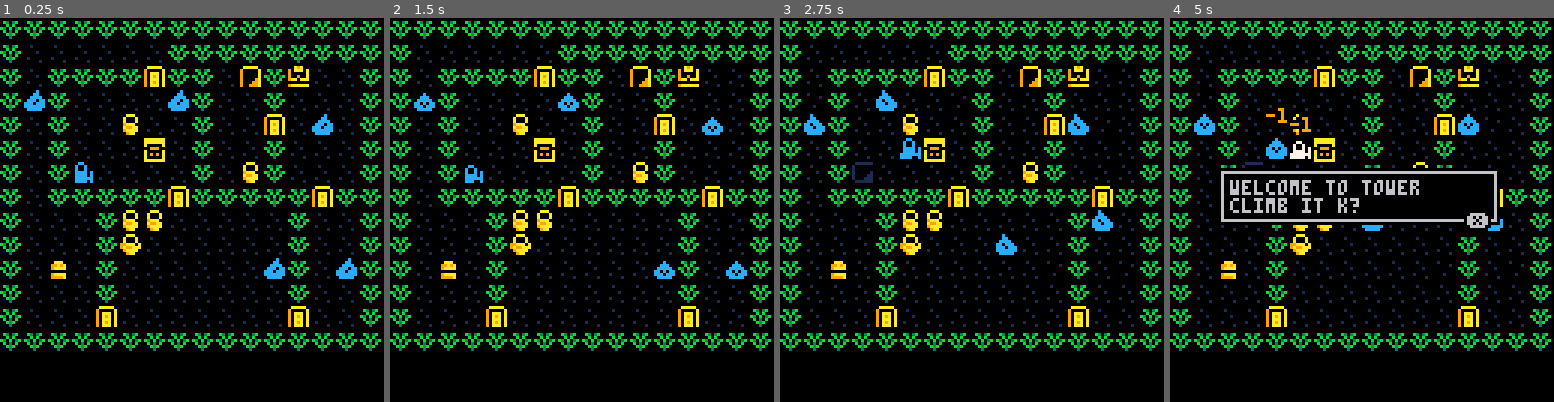
Above: before the commit, frames 1-4 (left to right).
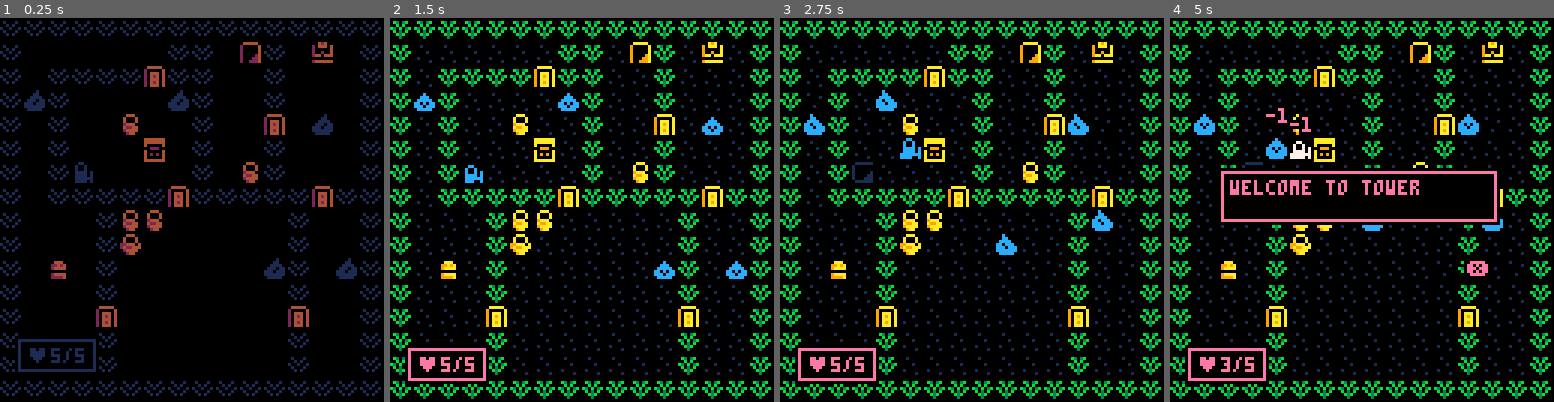
Above: after the commit, the same moments.

Repository: samanpwbb/pico-8
Game: PICO-8 cartridge testgame.p8
Two runs of this game, one before a commit and one after it. Both use one fixed random seed, a clock stepped at 60 frames per second and the inputs below.
Inputs:
- Up to frame 1 (0.25 s): no input
- Up to frame 2 (1.5 s): tap X (X key) at 0.33, 1.07 s; tap O (Z key) at 0.7 s
- Up to frame 3 (2.75 s): hold Right 1.6-2.1 s; tap O (Z key) at 1.7, 2.1, 2.5 s; tap X (X key) at 1.85 s; hold Up 2.15-2.42 s; hold Right from 2.47 s (still down)
- Up to frame 4 (5 s): tap O (Z key) every 0.4 s from 2.9 to 4.9 s; tap X (X key) at 2.97, 4.08 s; release Right at 3.03 s; hold Left 3.08-3.58 s; hold Down 3.63-3.97 s; hold Right 4.02-4.68 s; hold Up from 4.73 s (still down)

The runs differ from the first frame. In frame 1, 19% of the frame differs, in the area x 0-100%, y 0-99%; in frame 2, 5.6%; in frame 3, 5.6%; in frame 4, 8.8%.

Commit message:
tutorial 14

Diff:
--- a/testgame.p8
+++ b/testgame.p8
@@ -4,6 +4,8 @@
 function _init()
  t=0
 
+ dpal={0,1,1,2,1,13,6,4,4,9,3,13,1,13,14}
+
  dirx={-1,1,0,0,1,1,-1,-1}
  diry={0,0,-1,1,-1,1,1,-1}
 
@@ -23,10 +25,13 @@
 function _draw()
  _drw()
  drawind()
+ dohpwind()
+ checkfade()
 end
 
 function startgame()
- buttbuff=-1
+ fadeperc=1
+ btnbuff=-1
 
  mob={}
  dmob={}
@@ -45,42 +50,41 @@
  wind={}
  float={}
  talkwind=nil
-
-	_upd=update_game
-	_drw=draw_game
+ hpwind=addwind(5,5,28,13,{})
+ _upd=update_game
+ _drw=draw_game
 
 end
 -->8
 --updates
 function update_game()
  if talkwind then
-  if getbutt()==5 then
+  if getbtn()==5 then
    talkwind.dur=0
    talkwind=nil
   end
  else
-  dobuttbuff()
- 	dobutt(buttbuff)
-  buttbuff=-1
+  dobtnbuff()
+ 	dobtn(btnbuff)
+  btnbuff=-1
  end
 end
 
 function update_pturn()
- dobuttbuff()
+ dobtnbuff()
  p_t=min(p_t+0.2,1)
-
  p_mob.mov(p_mob,p_t)
 
  if p_t==1 then
  	_upd=update_game
  	if checkend() then
-  	doai()
+   doai()
  	end
  end
 end
 
 function update_aiturn()
- dobuttbuff()
+ dobtnbuff()
  p_t=min(p_t+0.2,1)
  for m in all(mob) do
   if m!=p_mob and m.mov then
@@ -97,17 +101,18 @@
 
 function update_gover()
  if btnp(❎) then
+  fadeout()
   startgame()
  end
 end
 
-function dobuttbuff()
- if buttbuff==-1 then
-	 buttbuff=getbutt()
+function dobtnbuff()
+ if btnbuff==-1 then
+	 btnbuff=getbtn()
 	end
 end
 
-function getbutt()
+function getbtn()
  for i=0,5 do
 	 if btnp(i) then
 	 	return i
@@ -116,16 +121,15 @@
  return -1
 end
 
-function dobutt(butt)
- if butt<0 then return end
- if butt<4 then
-	 moveplayer(dirx[butt+1],diry[butt+1])
+function dobtn(btn)
+ if btn<0 then return end
+ if btn<4 then
+	 moveplayer(dirx[btn+1],diry[btn+1])
  end
 end
 -->8
 --draw
 function draw_game()
- printh(alt)
  cls(0)
  map()
  for m in all(dmob) do
@@ -161,8 +165,8 @@
 end
 
 function draw_gover()
- cls(3)
- print("you died",50,50,7)
+ cls(0)
+ print("you died",50,50,14)
 end
 -->8
 --tools
@@ -194,6 +198,42 @@
  return sqrt((fx-tx)^2+(fy-ty)^2)
 end
 
+function dofade()
+ local p,kmax,col,k=flr(mid(0,fadeperc,1)*100)
+ for j=1,15 do
+  col=j
+  kmax=flr((p+(j*1.5))/20)
+  for k=1,kmax do
+   col=dpal[col]
+  end
+  pal(j,col,1)
+ end
+end
+
+function checkfade()
+ if fadeperc>0 then
+  fadeperc=max(fadeperc-0.04,0)
+  dofade()
+ end
+end
+
+function wait(_wait)
+ repeat
+  _wait-=1
+  flip()
+ until _wait<0
+end
+
+function fadeout(spd,_wait)
+ if (spd==nil) spd=0.04
+ if (_wait==nil) _wait=0
+ repeat
+  fadeperc=min(fadeperc+spd,1)
+  dofade()
+  flip()
+ until fadeperc==1
+ wait(_wait)
+end
 -->8
 --gameplay
 
@@ -203,12 +243,12 @@
 
  mobflip(p_mob, dx)
 
-	if iswalkable(destx,desty,"checkmobs") then
+ if iswalkable(destx,desty,"checkmobs") then
   sfx(63)
   mobwalk(p_mob,dx,dy)
   p_t=0
  	_upd=update_pturn
-	else
+ else
   --not walkable
   mobbump(p_mob,dx,dy)
   p_t=0
@@ -216,13 +256,13 @@
 
   local mob=getmob(destx,desty)
   if mob==false then
- 		if fget(tle,1)==true then
-	 	 trig_bump(tle,destx,desty)
-	 	end
-	 else
-   sfx(58)
-	  hitmob(p_mob,mob)
-	 end
+	if fget(tle,1)==true then
+		 trig_bump(tle,destx,desty)
+		end
+	else
+  sfx(58)
+	 hitmob(p_mob,mob)
+	end
  end
 end
 
@@ -281,7 +321,7 @@
  defm.hp-=dmg
  defm.flash=10
 
- addfloat("-"..dmg,defm.x*8,defm.y*8,9)
+ addfloat("-"..dmg,defm.x*8,defm.y*8,14)
 
  if defm.hp<=0 then
   defm.dur=15
@@ -292,8 +332,10 @@
 
 function checkend()
  if p_mob.hp<=0 then
+  wind={}
   _upd=update_gover
   _drw=draw_gover
+  fadeout(0.02)
   return false
  end
  return true
@@ -313,14 +355,14 @@
  for w in all(wind) do
   local wx,wy,ww,wh=w.x,w.y,w.w,w.h
   rectfill2(wx,wy,ww,wh,0)
-  rect(wx+1,wy+1,wx+ww-2,wy+wh-2,6)
+  rect(wx+1,wy+1,wx+ww-2,wy+wh-2,14)
   wx+=4
   wy+=4
   clip(wx,wy,ww-8,wh-8)
   for i=1,#w.txt do
    local t=w.txt[i]
-   print(t,wx,wy,6)
-   wy+=6
+   print(t,wx,wy,14)
+   wy+=14
   end
 
   -- clear clip to draw btn outside
@@ -337,8 +379,8 @@
     end
    end
   else
-   if w.butt then
-    oprint8("❎",wx+ww-15,wy-0.5+sin(time()),6)
+   if w.btn then
+    oprint8("❎",wx+ww-15,wy-0.5+sin(time()),14)
    end
   end
  end
@@ -346,7 +388,7 @@
 
 function showmsg(txt)
  talkwind=addwind(16,50,94,#txt*6+7,txt)
- talkwind.butt=true
+ talkwind.btn=true
 end
 
 function addfloat(_txt,_x,_y,_c)
@@ -361,6 +403,15 @@
    del(float,f)
   end
  end
+end
+
+function dohpwind()
+  hpwind.txt[1]="♥"..p_mob.hp.."/"..p_mob.hpmax
+  local hpy=5
+  if p_mob.y<8 then
+   hpy=110
+  end
+  hpwind.y+=(hpy-hpwind.y)/5
 end
 -->8
 --mobs
@@ -592,8 +643,8 @@
 0000000000000000000000000000000000000000000000000000000000000000000000000000000000000000000000000000000000000000000000000000000000000000000000000000000000000000000000000000000000000000000000000000000000000000000000000000000000000000000000000000000000000000
 __map__
 0202020202020202020202020202020200000000000000000000000000000000000000000000000000000000000000000000000000000000000000000000000000000000000000000000000000000000000000000000000000000000000000000000000000000000000000000000000000000000000000000000000000000000
-0201010101010102020202020202020200000000000000000000000000000000000000000000000000000000000000000000000000000000000000000000000000000000000000000000000000000000000000000000000000000000000000000000000000000000000000000000000000000000000000000000000000000000
-0201020202020d0202010e020c01010200000000000000000000000000000000000000000000000000000000000000000000000000000000000000000000000000000000000000000000000000000000000000000000000000000000000000000000000000000000000000000000000000000000000000000000000000000000
+020101010101010202010e02010c010200000000000000000000000000000000000000000000000000000000000000000000000000000000000000000000000000000000000000000000000000000000000000000000000000000000000000000000000000000000000000000000000000000000000000000000000000000000
+0201020202020d02020101020101010200000000000000000000000000000000000000000000000000000000000000000000000000000000000000000000000000000000000000000000000000000000000000000000000000000000000000000000000000000000000000000000000000000000000000000000000000000000
 0203020101010103020101020101010200000000000000000000000000000000000000000000000000000000000000000000000000000000000000000000000000000000000000000000000000000000000000000000000000000000000000000000000000000000000000000000000000000000000000000000000000000000
 02010201010701010201010d0103010200000000000000000000000000000000000000000000000000000000000000000000000000000000000000000000000000000000000000000000000000000000000000000000000000000000000000000000000000000000000000000000000000000000000000000000000000000000
 0201020101010601020101020101010200000000000000000000000000000000000000000000000000000000000000000000000000000000000000000000000000000000000000000000000000000000000000000000000000000000000000000000000000000000000000000000000000000000000000000000000000000000
@@ -604,6 +655,8 @@
 02010a0102010101010101030201030200000000000000000000000000000000000000000000000000000000000000000000000000000000000000000000000000000000000000000000000000000000000000000000000000000000000000000000000000000000000000000000000000000000000000000000000000000000
 0201010102010101010101010201010200000000000000000000000000000000000000000000000000000000000000000000000000000000000000000000000000000000000000000000000000000000000000000000000000000000000000000000000000000000000000000000000000000000000000000000000000000000
 020101010d010101010101010d01010200000000000000000000000000000000000000000000000000000000000000000000000000000000000000000000000000000000000000000000000000000000000000000000000000000000000000000000000000000000000000000000000000000000000000000000000000000000
+0201010102010101010101010201010200000000000000000000000000000000000000000000000000000000000000000000000000000000000000000000000000000000000000000000000000000000000000000000000000000000000000000000000000000000000000000000000000000000000000000000000000000000
+0201010102010101010101010201010200000000000000000000000000000000000000000000000000000000000000000000000000000000000000000000000000000000000000000000000000000000000000000000000000000000000000000000000000000000000000000000000000000000000000000000000000000000
 0202020202020202020202020202020200000000000000000000000000000000000000000000000000000000000000000000000000000000000000000000000000000000000000000000000000000000000000000000000000000000000000000000000000000000000000000000000000000000000000000000000000000000
 
 
